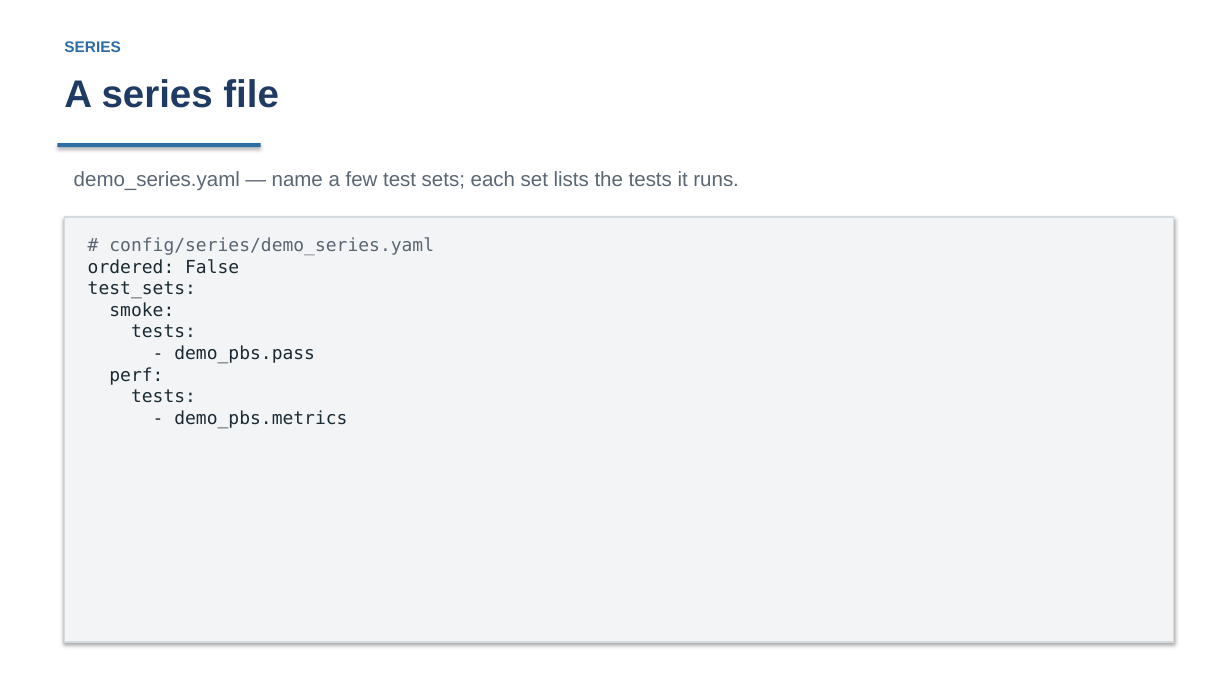
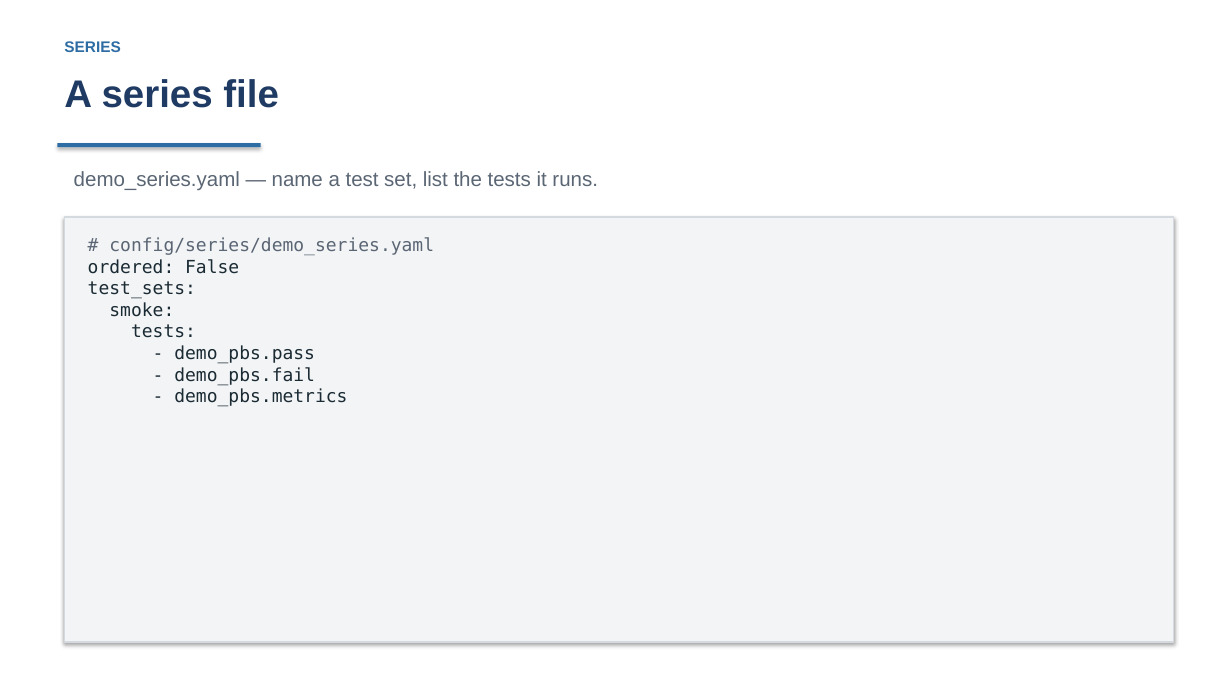
Before and after one commit to curtisecombsjr/pavilion-workshop, a slide deck: slide 33 of deck/pavilion-workshop.pptx. Drawn at 1232x693 pixels with LibreOffice and Linux fonts; fonts in the diff are those of the drawing. Boxes give left, top, right and bottom in pixels: in the first picture for what was removed or moved away, otherwise in the second. Text is boxed around its words. In the diff, an @@ line names an element or a change of style, - is before the commit and + after.

```diff
--- a/deck/pavilion-workshop.pptx
+++ b/deck/pavilion-workshop.pptx
@@ text at (74, 171, 598, 190): text changed @@
-demo_series.yaml — name a few test sets; each set lists the tests it runs.
+demo_series.yaml — name a test set, list the tests it runs.
@@ text in rectangle at (174, 367, 315, 385): text changed @@
-perf:
-tests:
+- demo_pbs.fail
```
Also in this commit, not shown: 1 other slide changed, 4 other files.
